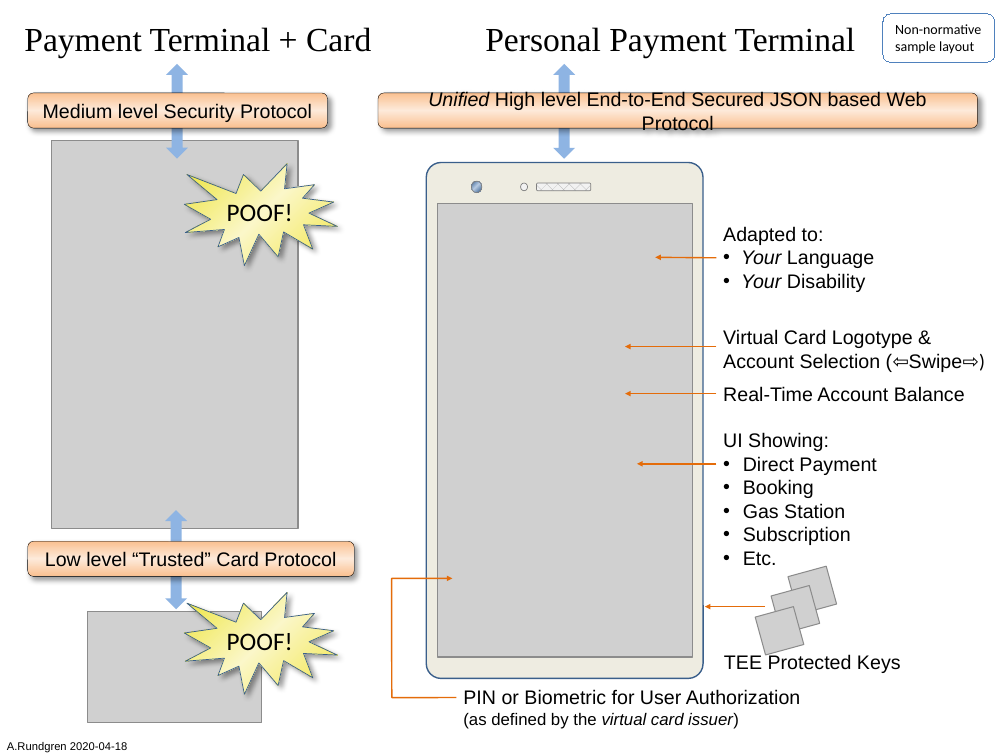
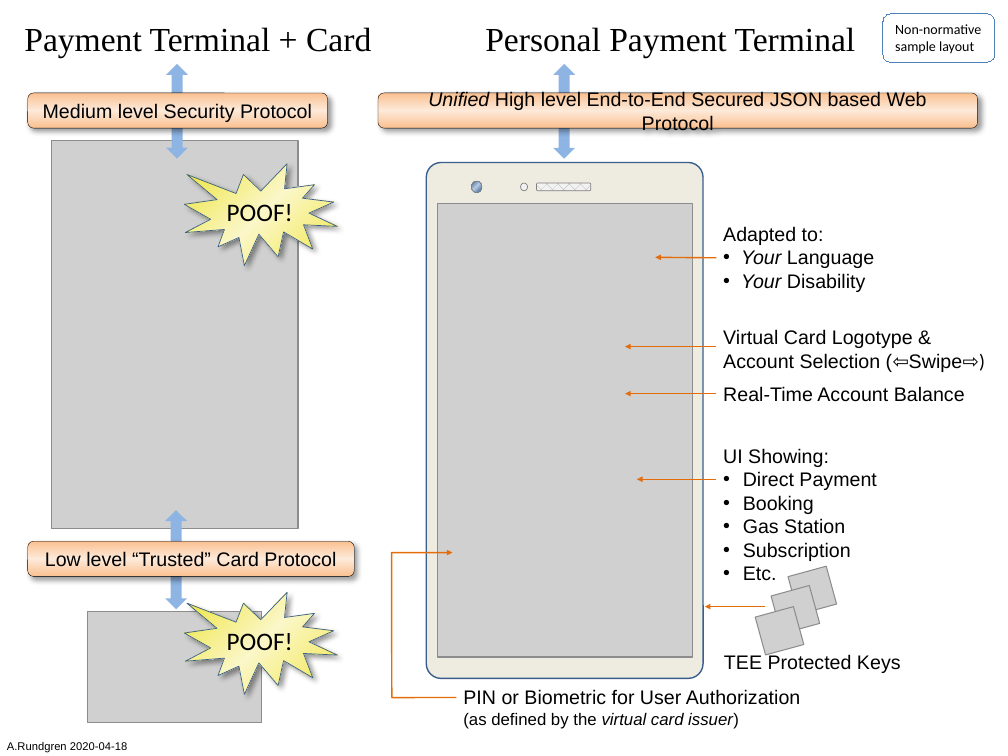
Before and after one commit to cyberphone/doc, a slide deck: slide 1 of saturn/personal-payment-terminal.pptx. Drawn at 1008x756 pixels with LibreOffice and Linux fonts; fonts in the diff are those of the drawing; grey boxes stand for pictures. Boxes give left, top, right and bottom in pixels: in the first picture for what was removed or moved away, otherwise in the second. Text is boxed around its words. In the diff, an @@ line names an element or a change of style, - is before the commit and + after.

```diff
--- a/saturn/personal-payment-terminal.pptx
+++ b/saturn/personal-payment-terminal.pptx
@@ text "UI Showing:": place and size @@
-text "UI Showing:" at [723, 432, 876, 566]
+text "UI Showing:" at [723, 448, 876, 581]
@@ arrow moved from (717, 464) - (637, 464) to (717, 479) - (637, 479) @@
@@ freeform shape: place and size @@
-freeform shape at [391, 579, 456, 698]
+freeform shape at [391, 552, 456, 698]
```
Also in this commit, not shown: 1 other file.
